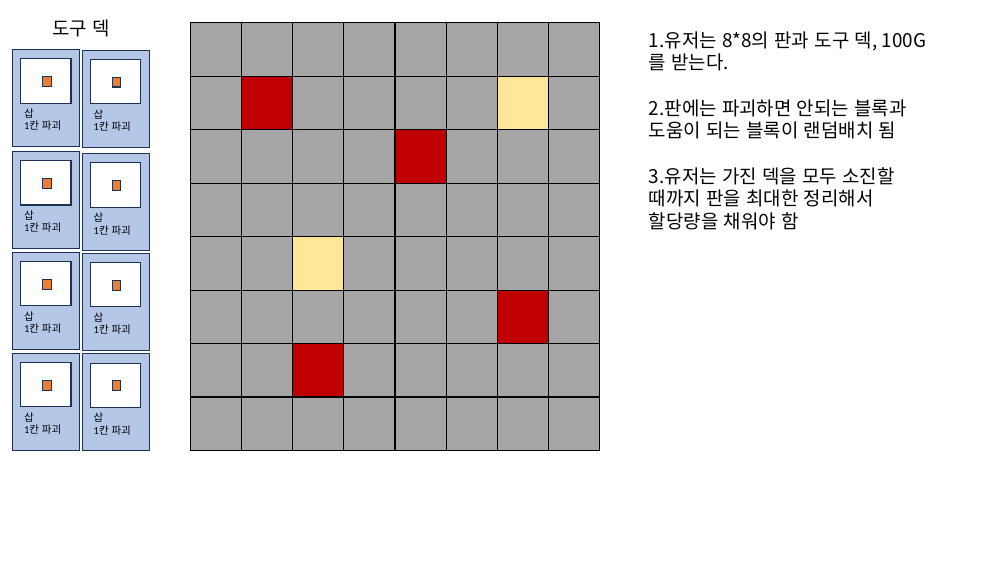
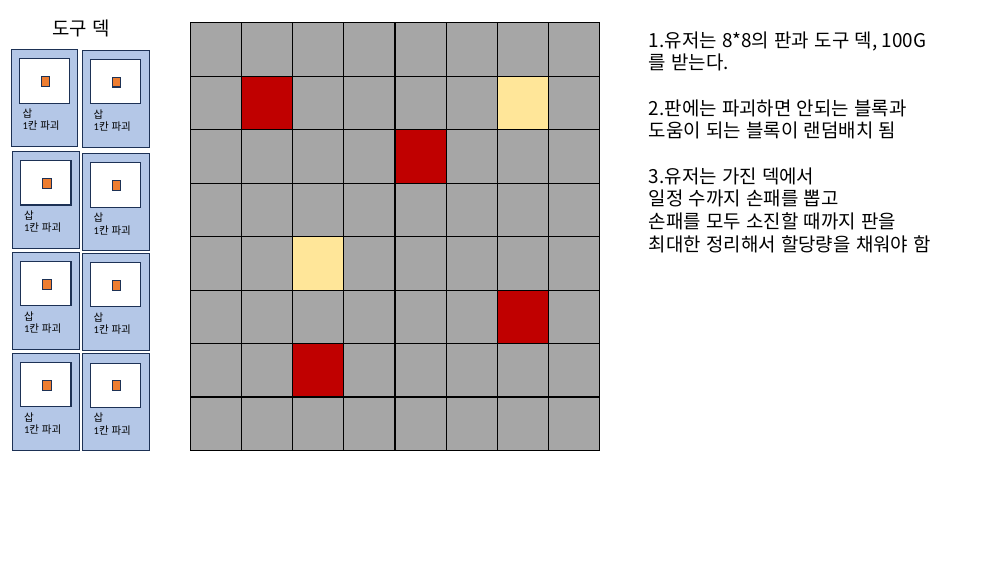
Before and after one commit to kauthor/FluffyDisdog, a slide deck: slide 1 of Plan/기획서/땅부수기.pptx. Drawn at 1008x567 pixels with LibreOffice and Linux fonts; fonts in the diff are those of the drawing. Boxes give left, top, right and bottom in pixels: in the first picture for what was removed or moved away, otherwise in the second. Text is boxed around its words. In the diff, an @@ line names an element or a change of style, - is before the commit and + after.

```diff
--- a/Plan/기획서/땅부수기.pptx
+++ b/Plan/기획서/땅부수기.pptx
@@ text at [649,167,931,253]: text changed @@
-3.유저는 가진 덱을 모두 소진할 때까지 판을 최대한 정리해서
-할당량을 채워야 함
+3.유저는 가진 덱에서
+일정 수까지 손패를 뽑고
+손패를 모두 소진할 때까지 판을 최대한 정리해서 할당량을 채워야 함
```
Also in this commit, not shown: 3 other slides changed, 5 slides added, 1 slide removed.
